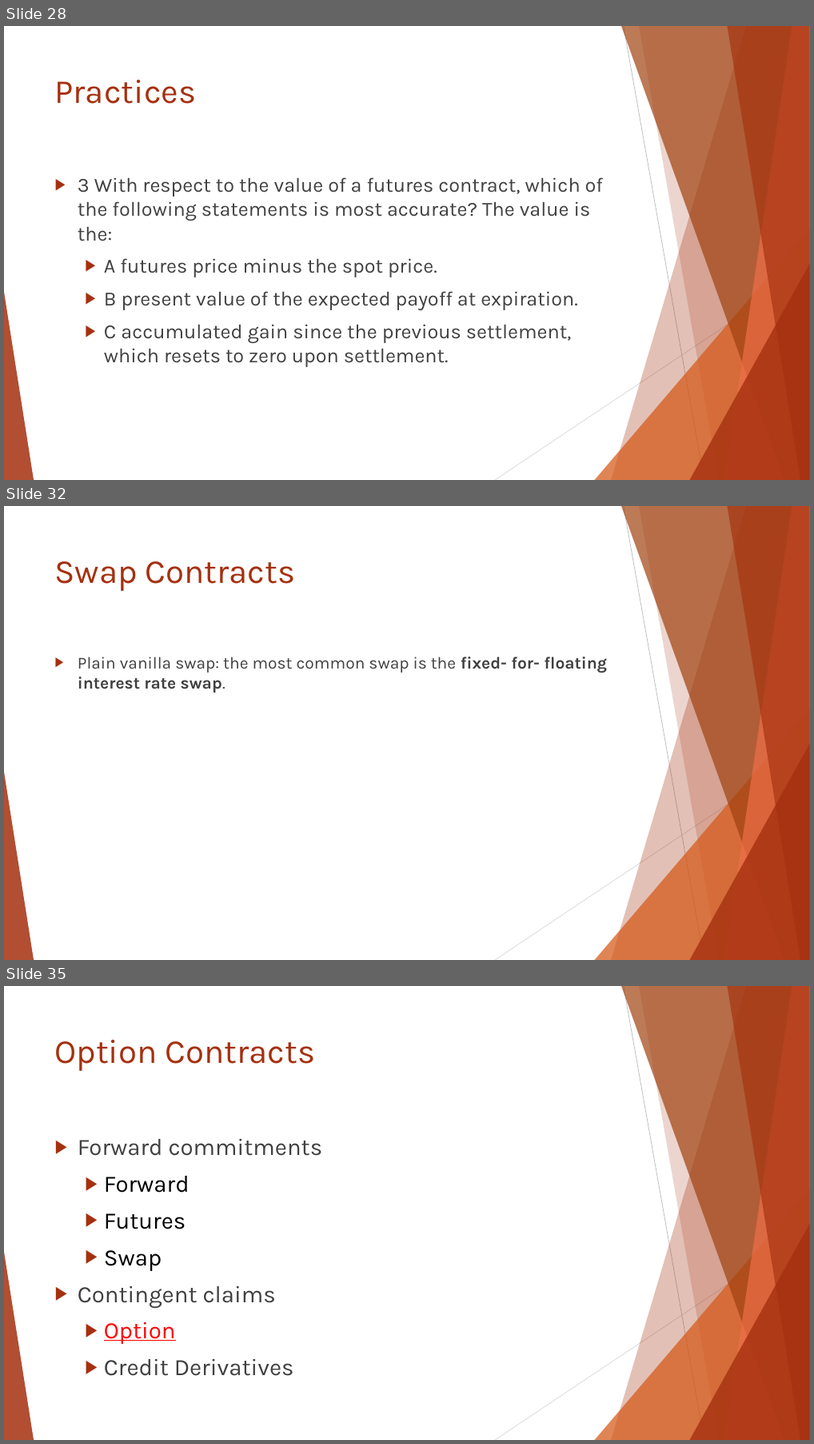
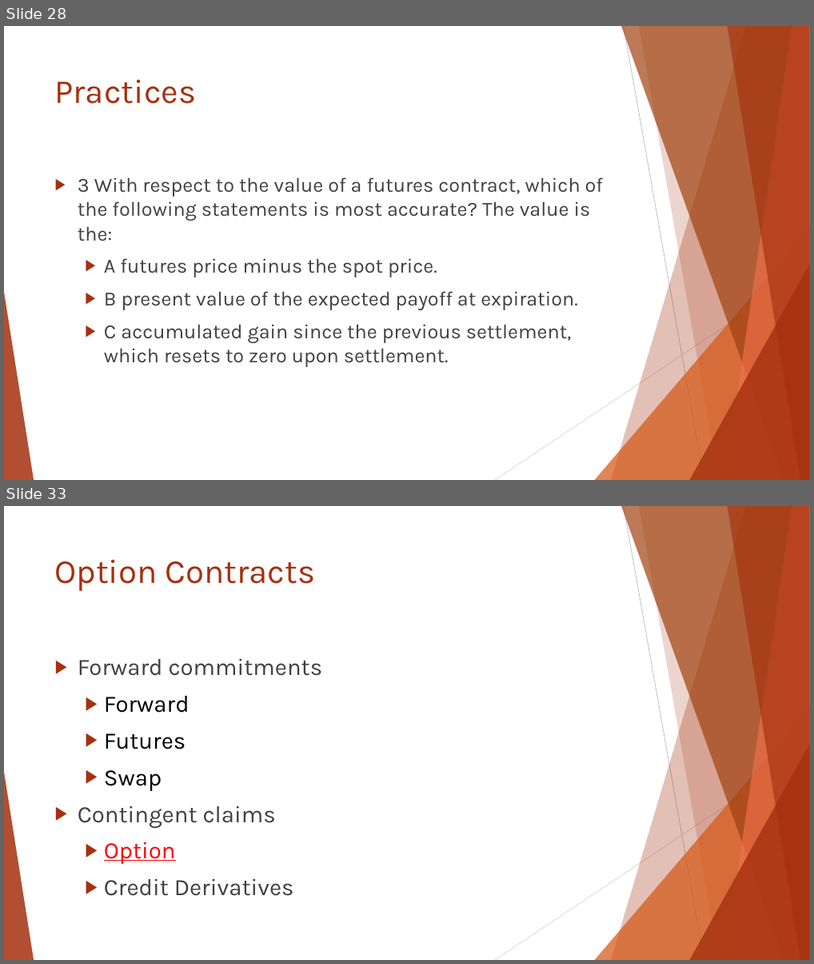
Before and after one commit to Isco0530/data, a slide deck: Reading 46.pptx. Shown one above the other, each under a label of ours: slides 28, 32 and 35 before the commit, slides 28 and 33 after it; the slides between them are not shown. The pictures are 814x1444 and 814x964 pixels, drawn with LibreOffice and Linux fonts; fonts in the diff are those of the drawing. Boxes give left, top, right and bottom in pixels: in the first picture for what was removed or moved away, otherwise in the second. Text is boxed around its words. In the diff, an @@ line names an element or a change of style, - is before the commit and + after.

```diff
--- a/Reading 46.pptx
+++ b/Reading 46.pptx
@@ slide 32 removed at (4, 506, 810, 960), background #FFFFFF; not listed: 10 template elements that a slide beside it also shows @@
@@ title removed at (55, 561, 295, 591) @@
-Swap Contracts
@@ text removed at (78, 656, 607, 692) @@
-▶ Plain vanilla swap: the most common swap is the fixed- for- floating interest rate swap.
@@ what was slide 35 is now slide 33 @@
```
Also in this commit, not shown: 3 slides changed, 1 slide added, 2 other slides removed.
